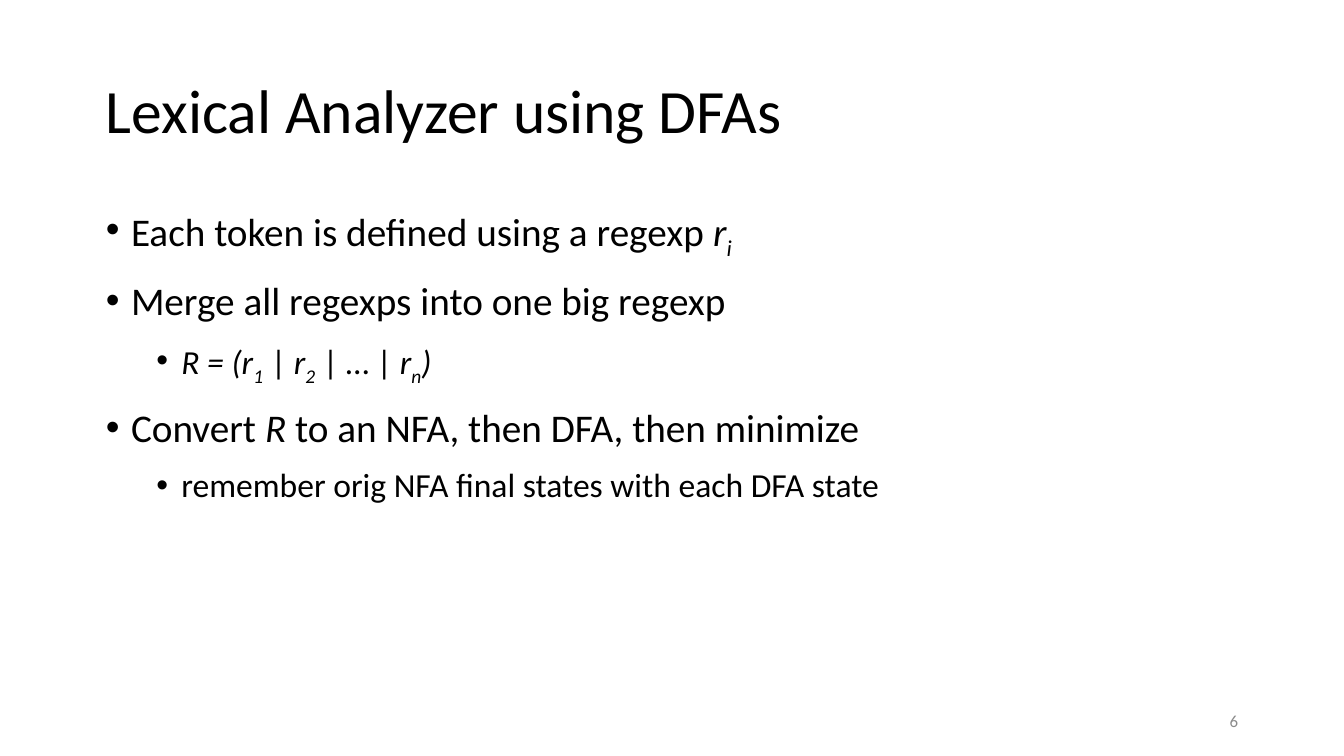
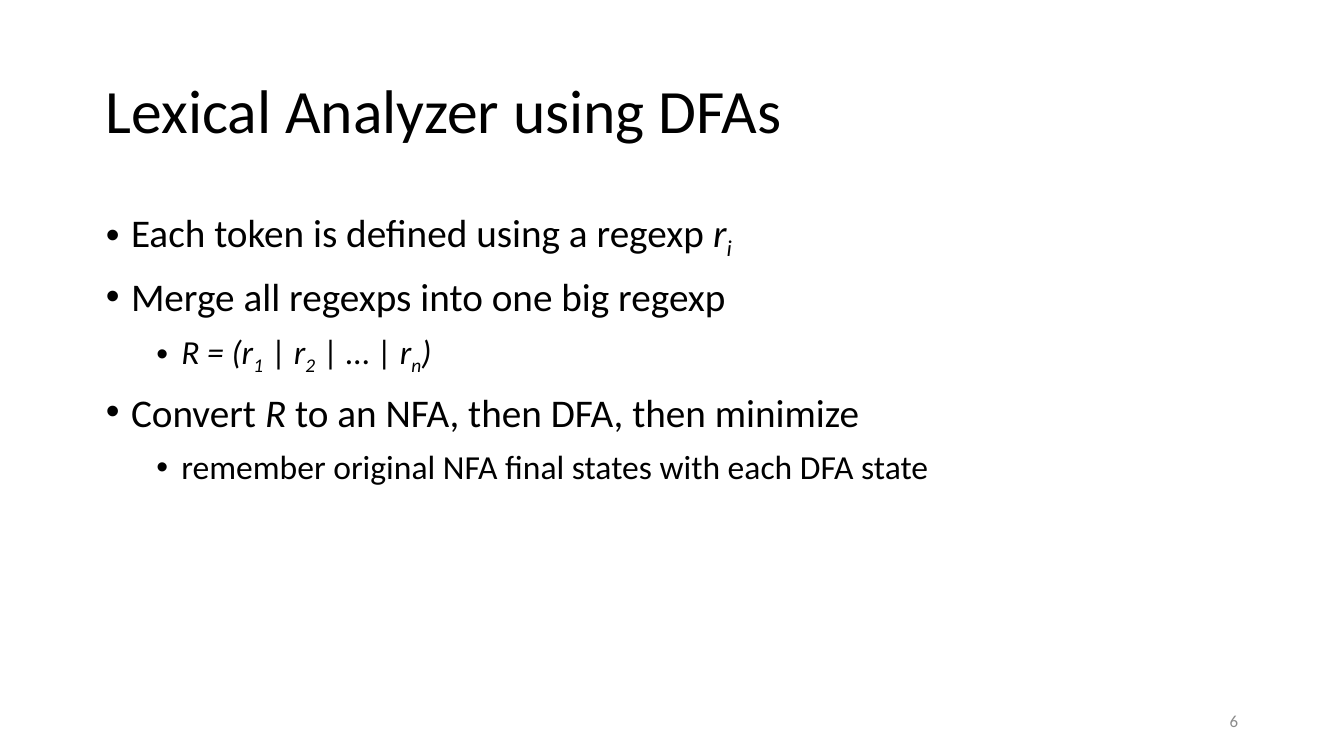
Before and after one commit to anoopsarkar/compilers-class, a slide deck: slide 6 of assets/ppt/lex/lex8-lexical-analyzer.pptx. Drawn at 1344x756 pixels with LibreOffice and Linux fonts; fonts in the diff are those of the drawing. Boxes give left, top, right and bottom in pixels: in the first picture for what was removed or moved away, otherwise in the second. Text is boxed around its words. In the diff, an @@ line names an element or a change of style, - is before the commit and + after.

```diff
--- a/assets/ppt/lex/lex8-lexical-analyzer.pptx
+++ b/assets/ppt/lex/lex8-lexical-analyzer.pptx
@@ text at <box>131,219,859,432</box>: line spacing 0.9 to 1; less space between paragraphs @@
@@ text at <box>181,455,928,485</box>: text changed @@
-  • remember orig NFA final states with each DFA state
+  • remember original NFA final states with each DFA state
```
Also in this commit, not shown: 7 other slides changed, 4 slides added, 1 slide removed, 6 other files.
